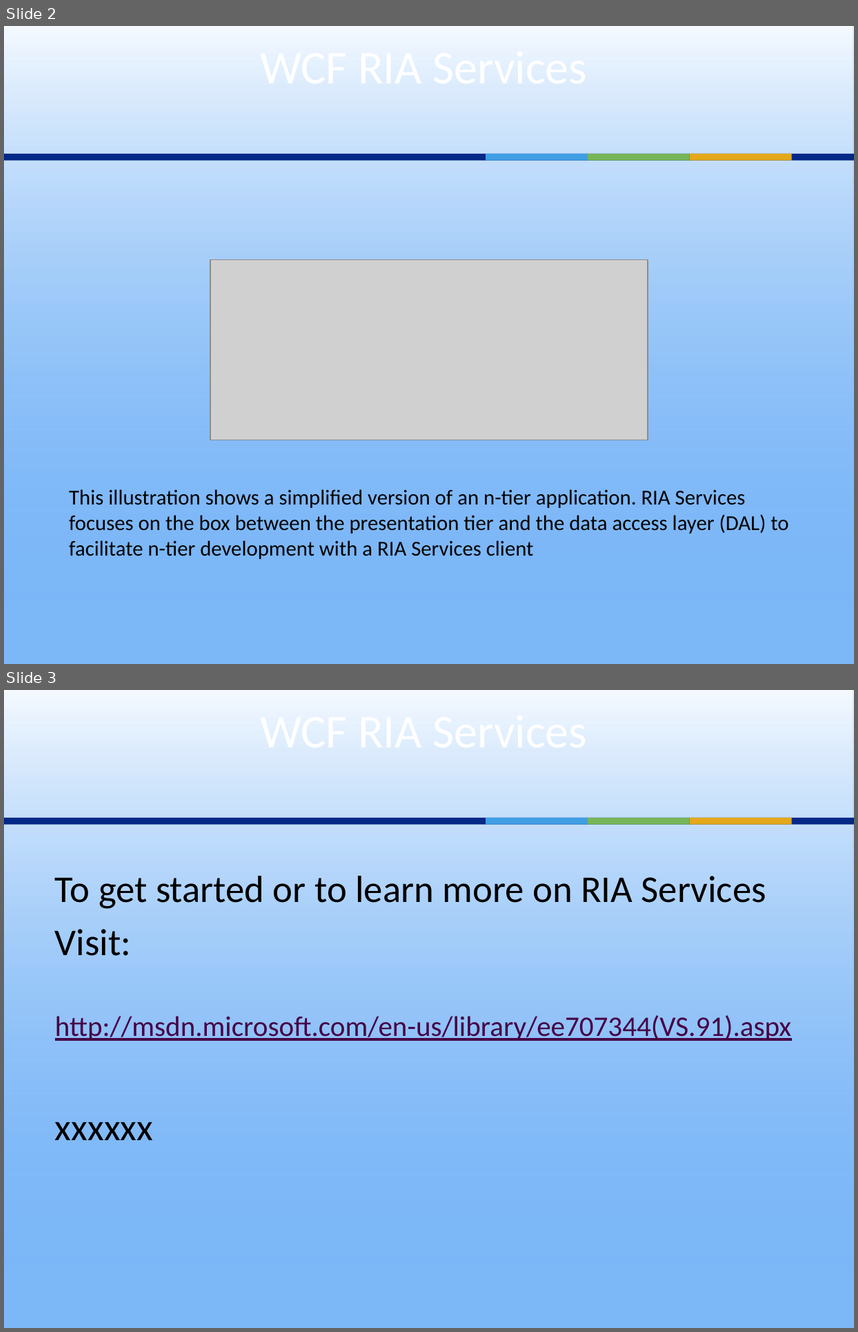
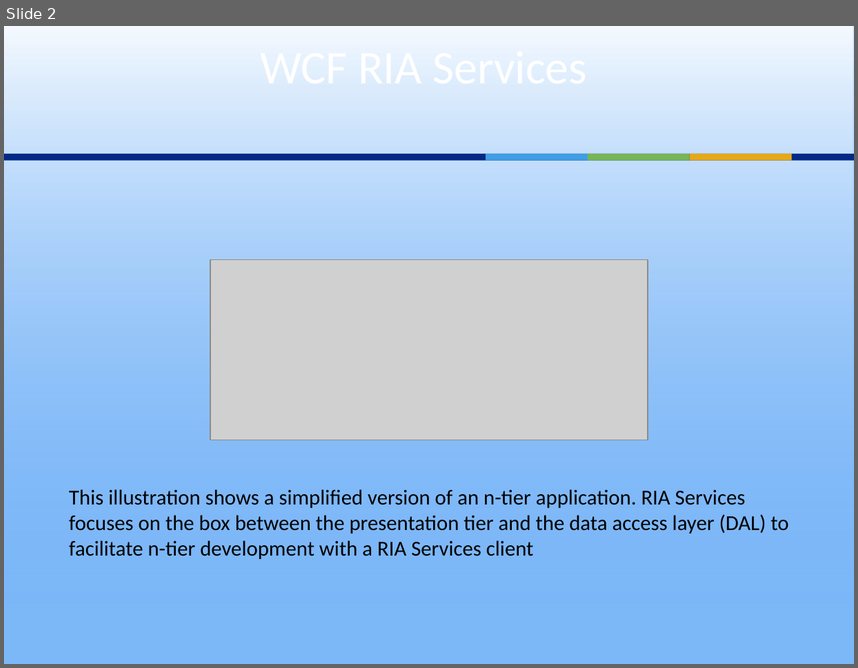
Before and after one commit to paulyoder/Presentations, a slide deck: WCF RIA Services/WCF RIA Services.pptx. Shown one above the other, each under a label of ours: slides 2 and 3 before the commit, slide 2 after it. The pictures are 858x1332 and 858x668 pixels, drawn with LibreOffice and Linux fonts; fonts in the diff are those of the drawing; grey boxes stand for pictures. Boxes give left, top, right and bottom in pixels: in the first picture for what was removed or moved away, otherwise in the second. Text is boxed around its words. In the diff, an @@ line names an element or a change of style, - is before the commit and + after.

```diff
--- a/WCF RIA Services/WCF RIA Services.pptx
+++ b/WCF RIA Services/WCF RIA Services.pptx
@@ slide 3 removed at (4, 690, 854, 1328), background #7CB7F8; not listed: 5 template elements that a slide beside it also shows @@
@@ text removed at (55, 876, 791, 1140) @@
-To get started or to learn more on RIA Services
-Visit:
-http://msdn.microsoft.com/en-us/library/ee707344(VS.91).aspx
-xxxxxx
```
Also in this commit, not shown: 1 slide added, 2 other files.
